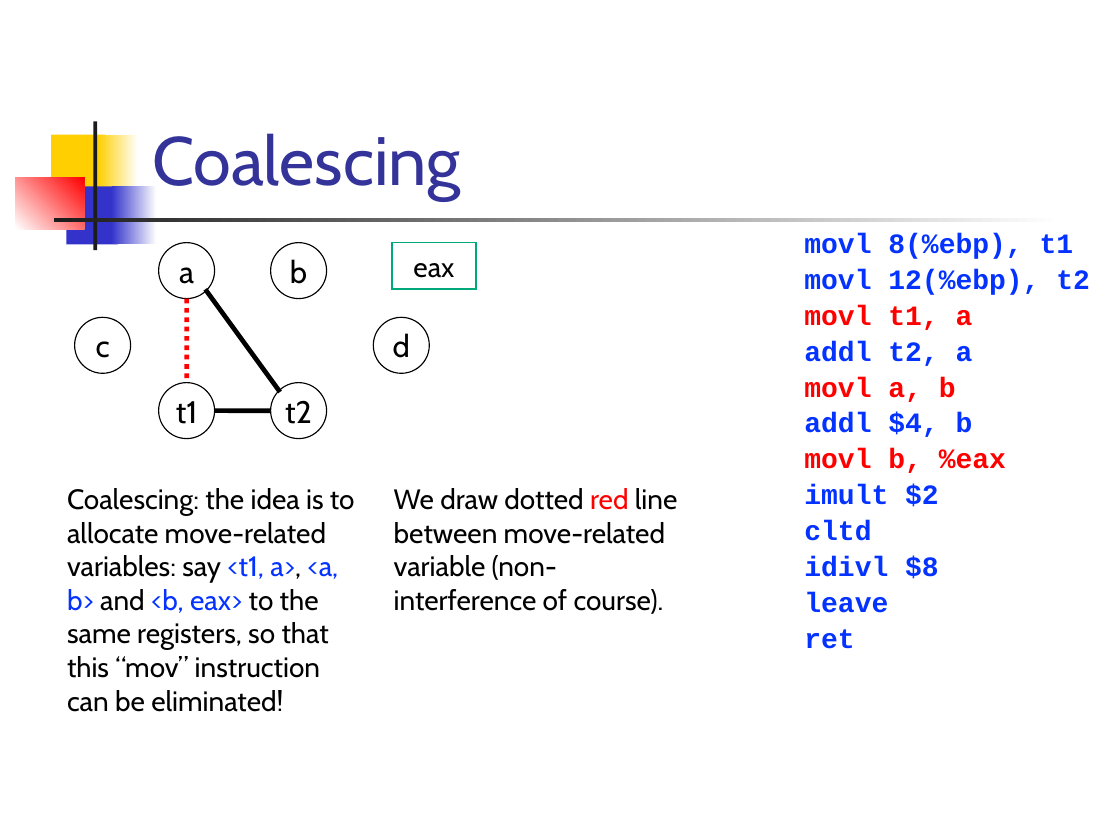
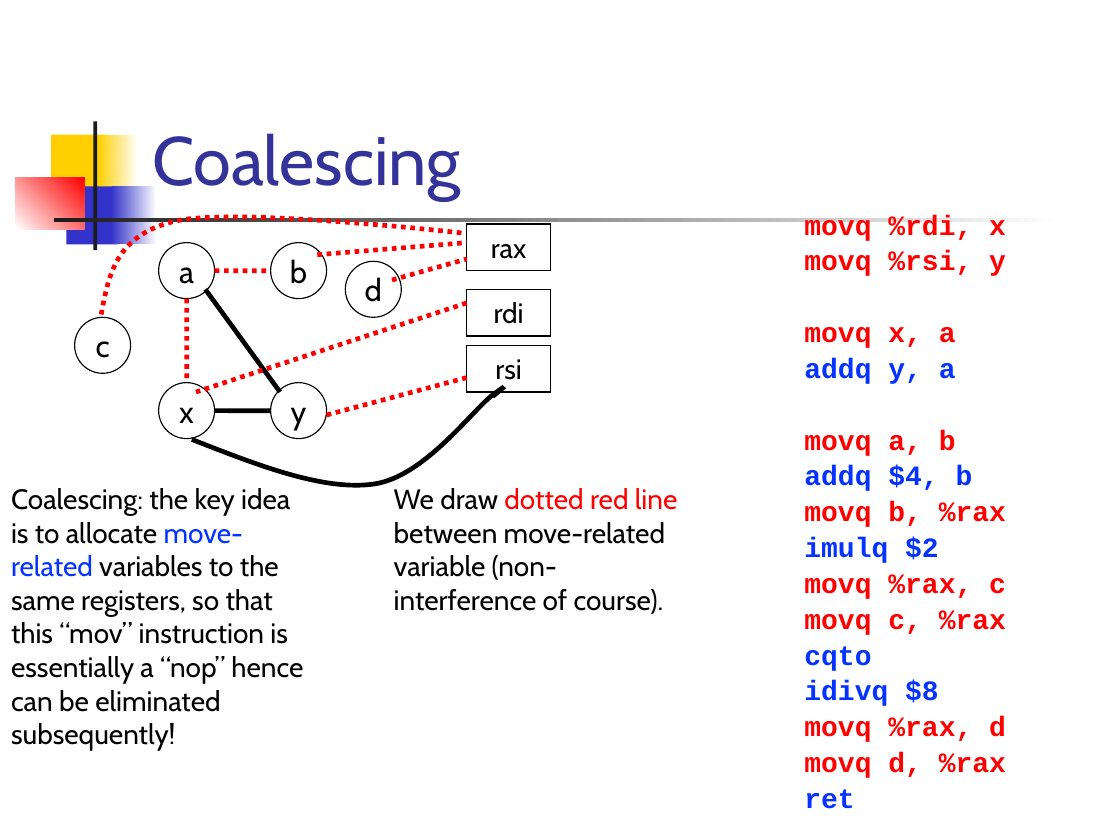
Before and after one commit to csslab-ustc/csslab-ustc.github.io, a slide deck: slide 81 of courses/compiler/slides/lec18-reg-alloc-gc.pptx (slide 79 before the commit). Drawn at 1120x840 pixels with LibreOffice and Linux fonts; fonts in the diff are those of the drawing. Boxes give left, top, right and bottom in pixels: in the first picture for what was removed or moved away, otherwise in the second. Text is boxed around its words. In the diff, an @@ line names an element or a change of style, - is before the commit and + after.

```diff
--- a/courses/compiler/slides/lec18-reg-alloc-gc.pptx
+++ b/courses/compiler/slides/lec18-reg-alloc-gc.pptx
@@ text "movq %rdi, x": place and size @@
-text "movq %rdi, x" at [804, 233, 1090, 649]
+text "movq %rdi, x" at [804, 215, 1006, 778]
@@ freeform shape added at [101, 217, 463, 315], outline #FF0000 3 pt dashed @@
@@ rectangle "rax": place and size @@
-rectangle "rax" at [392, 243, 476, 290]
+rectangle "rax" at [467, 224, 551, 271]
@@ rectangle "rax" at [467, 224, 551, 271]: outline #00A97C 1 pt to #000000 1 pt @@
@@ text at [804, 215, 1006, 778]: text changed; text colour #0432FF to #FF0000 @@
-movl 8(%ebp), t1
-movl 12(%ebp), t2
-movl t1, a
-addl t2, a
-movl a, b
-addl $4, b
-movl b, %eax
-imult $2
-cltd
-idivl $8
-leave
+movq %rdi, x
+movq %rsi, y
+movq x, a
+addq y, a
+movq a, b
+addq $4, b
+movq b, %rax
+imulq $2
+movq %rax, c
+movq c, %rax
+cqto
+idivq $8
+movq %rax, d
+movq d, %rax
@@ line added from (317, 254) to (467, 243), #FF0000 3 pt dashed @@
@@ ellipse "d": place and size @@
-ellipse "d" at [373, 317, 429, 373]
+ellipse "d" at [345, 261, 401, 317]
@@ line added from (392, 280) to (467, 259), #FF0000 3 pt dashed @@
@@ text in rectangle at [491, 244, 526, 259]: text changed @@
-eax
+rax
@@ line added from (215, 271) to (271, 271), #FF0000 3 pt dashed @@
@@ rectangle added at [467, 289, 551, 336], outline #000000 1 pt, 18 pt, text #000000 @@
+rdi
@@ line added from (467, 304) to (196, 392), #FF0000 3 pt dashed @@
@@ rectangle added at [467, 345, 551, 392], outline #000000 1 pt, 18 pt, text #000000 @@
+rsi
@@ freeform shape added at [192, 388, 504, 486], outline #000000 3 pt @@
@@ line added from (467, 377) to (327, 416), #FF0000 3 pt dashed @@
@@ text in ellipse at [179, 407, 194, 423]: text changed @@
-t1
+x
@@ text in ellipse at [291, 407, 307, 430]: text changed @@
-t2
+y
@@ text "We draw dotted red line ..." at [394, 488, 678, 614]: text colour #000000 to #FF0000 in "dotted line" @@
@@ text at [11, 488, 303, 751]: text changed @@
-Coalescing: the idea is to allocate move-related variables: say <t1, a>, <a, b> and <b, eax> to the same registers, so that this “mov” instruction can be eliminated!
+Coalescing: the key idea is to allocate move-related variables to the same registers, so that this “mov” instruction is essentially a “nop” hence can be eliminated subsequently!
```
Also in this commit, not shown: 53 other slides changed, 3 slides added, 1 slide removed, 8 other files.
